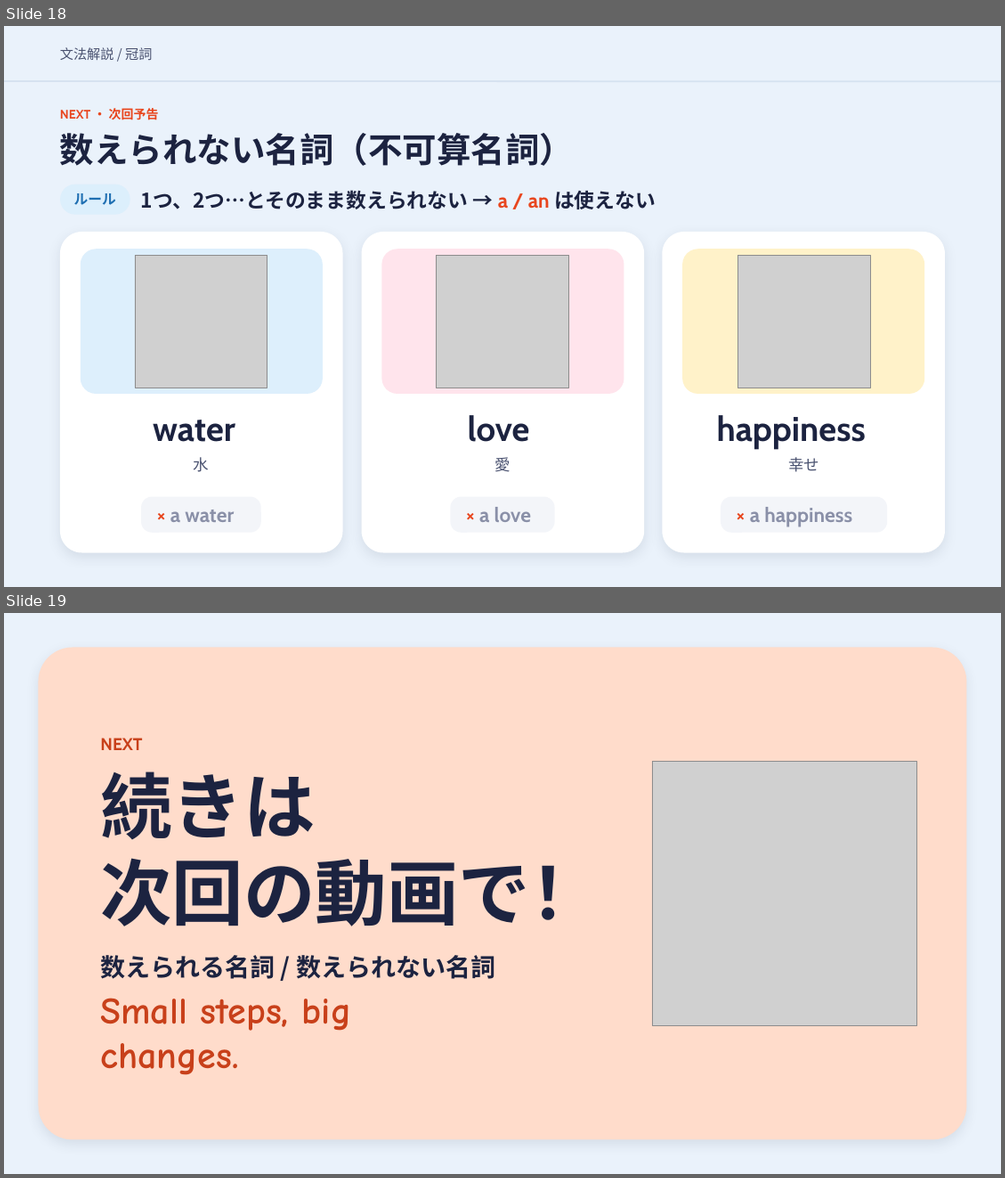
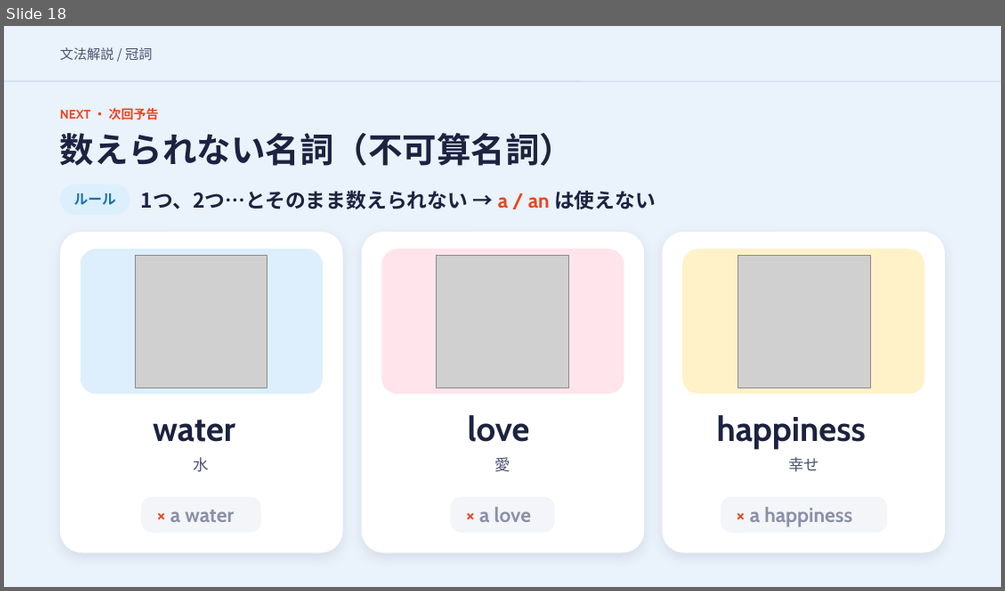
Before and after one commit to hinakajisaki-dev/hina-english, a slide deck: matome/a-the/a-the-slides.pptx. Shown one above the other, each under a label of ours: slides 18 and 19 before the commit, slide 18 after it. The pictures are 1005x1178 and 1005x591 pixels, drawn with LibreOffice and Linux fonts; fonts in the diff are those of the drawing; grey boxes stand for pictures. Boxes give left, top, right and bottom in pixels: in the first picture for what was removed or moved away, otherwise in the second. Text is boxed around its words. In the diff, an @@ line names an element or a change of style, - is before the commit and + after.

```diff
--- a/matome/a-the/a-the-slides.pptx
+++ b/matome/a-the/a-the-slides.pptx
@@ slide 19 removed at bbox=[4, 613, 1001, 1174], background #EAF2FB @@
@@ rounded rectangle removed at bbox=[39, 648, 967, 1140] @@
@@ text removed at bbox=[100, 738, 142, 750] @@
-NEXT
@@ text removed at bbox=[100, 771, 315, 839] @@
-続きは
@@ picture removed at bbox=[652, 761, 917, 1026] @@
@@ text removed at bbox=[100, 858, 601, 926] @@
-次回の動画で！
@@ text removed at bbox=[101, 955, 495, 979] @@
-数えられる名詞 / 数えられない名詞
@@ text removed at bbox=[101, 997, 351, 1075] @@
-Small steps, big changes.
```
Also in this commit, not shown: 3 other files.
